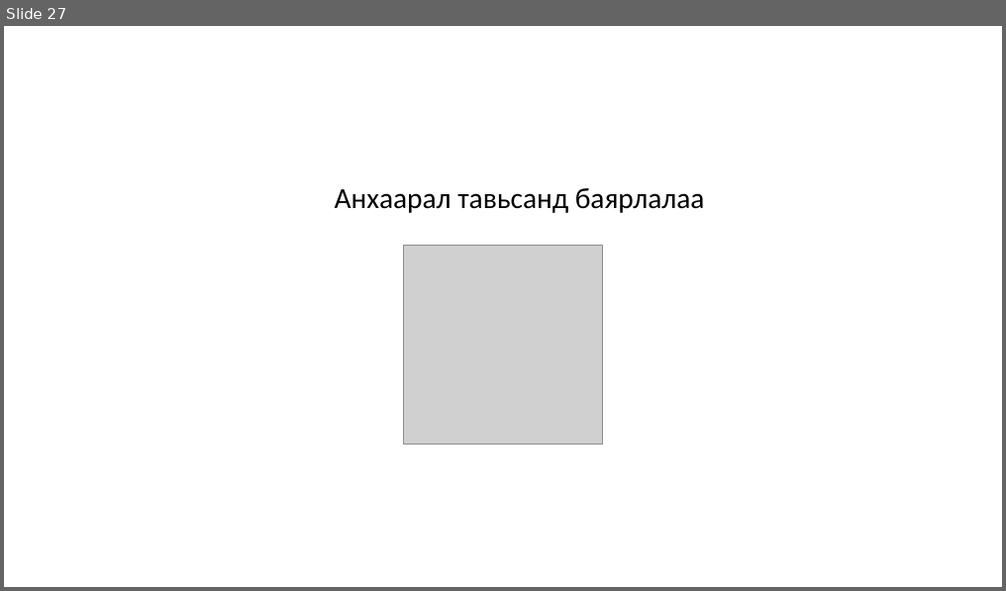
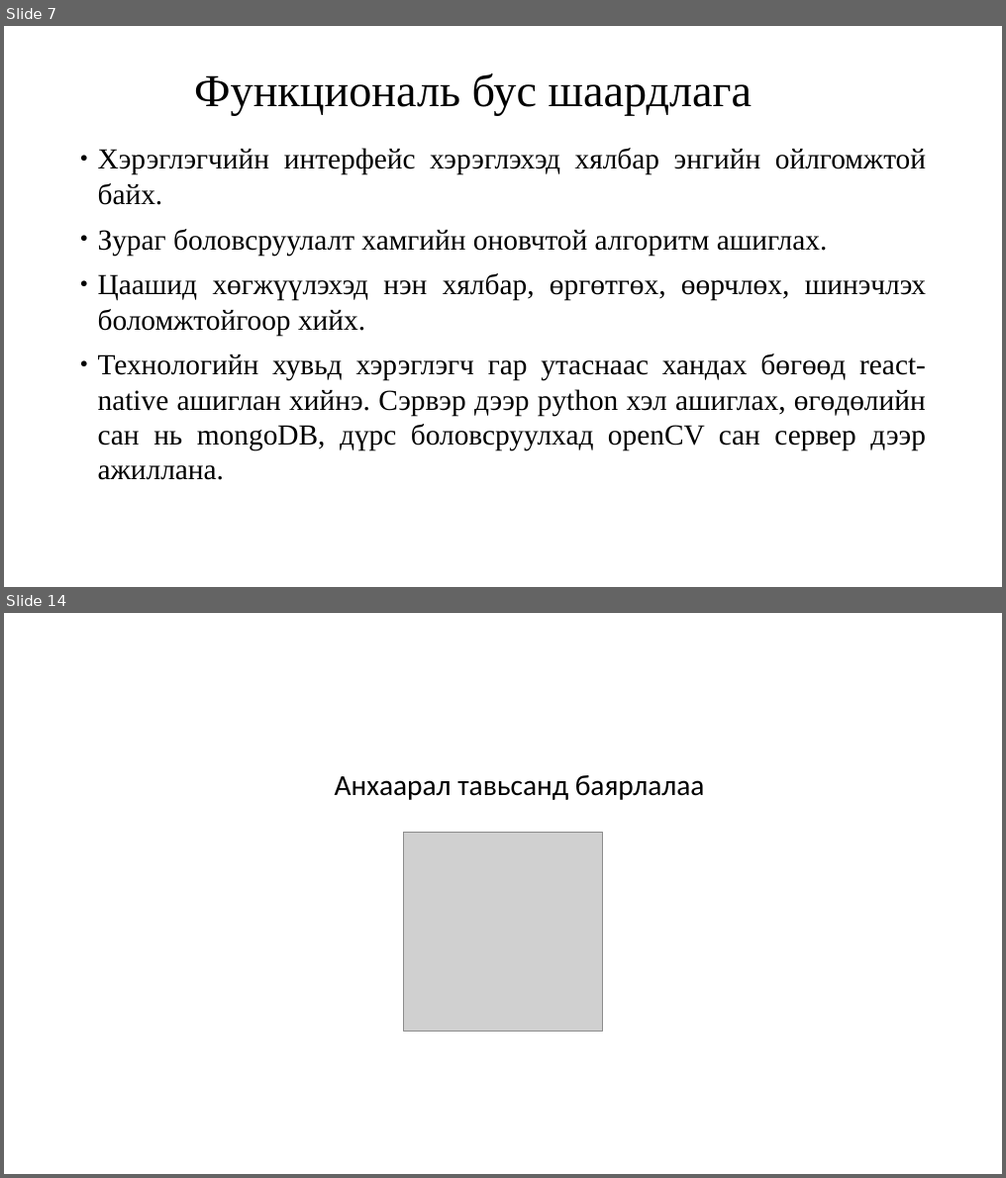
Before and after one commit to Munkhtuvshin/lat, a slide deck: diplom.odp. Shown one above the other, each under a label of ours: slide 27 before the commit, slides 7 and 14 after it; the slides between them are not shown. The pictures are 1006x591 and 1006x1178 pixels, drawn with LibreOffice and Linux fonts; fonts in the diff are those of the drawing; grey boxes stand for pictures. Boxes give left, top, right and bottom in pixels: in the first picture for what was removed or moved away, otherwise in the second. Text is boxed around its words. In the diff, an @@ line names an element or a change of style, - is before the commit and + after.

```diff
--- a/diplom.odp
+++ b/diplom.odp
@@ slide 7 added at (4,26,1002,587), background #FFFFFF @@
@@ text added at (194,74,752,115), 44 pt, text #000000 @@
+Функциональ бус шаардлага
@@ text added at (98,148,926,480), 28 pt, text #000000 @@
+● Хэрэглэгчийн интерфейс хэрэглэхэд хялбар энгийн ойлгомжтой байх.
+● Зураг боловсруулалт хамгийн оновчтой алгоритм ашиглах.
+● Цаашид хөгжүүлэхэд нэн хялбар, өргөтгөх, өөрчлөх, шинэчлэх боломжтойгоор хийх.
+● Технологийн хувьд хэрэглэгч гар утаснаас хандах бөгөөд react-native ашиглан хийнэ. Сэрвэр дээр python хэл ашиглах, өгөдөлийн сан нь mongoDB, дүрс боловсруулхад openCV сан сервер дээр ажиллана.
@@ what was slide 27 is now slide 14 @@
```
Also in this commit, not shown: 3 slides changed, 9 other slides added, 23 slides removed, 11 other files.
